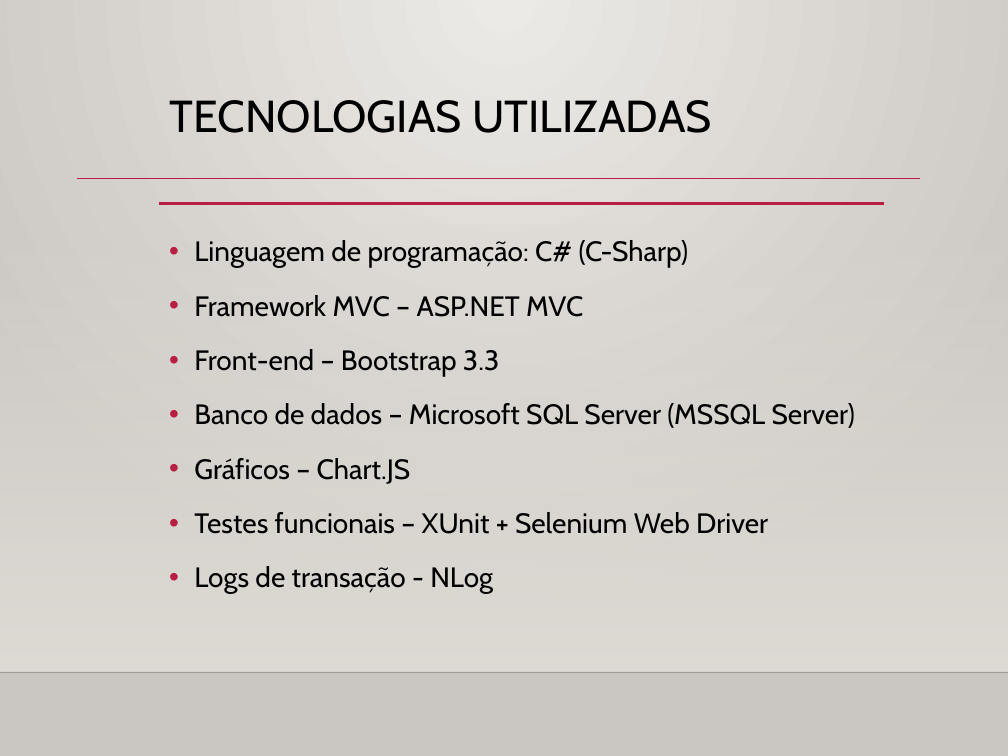
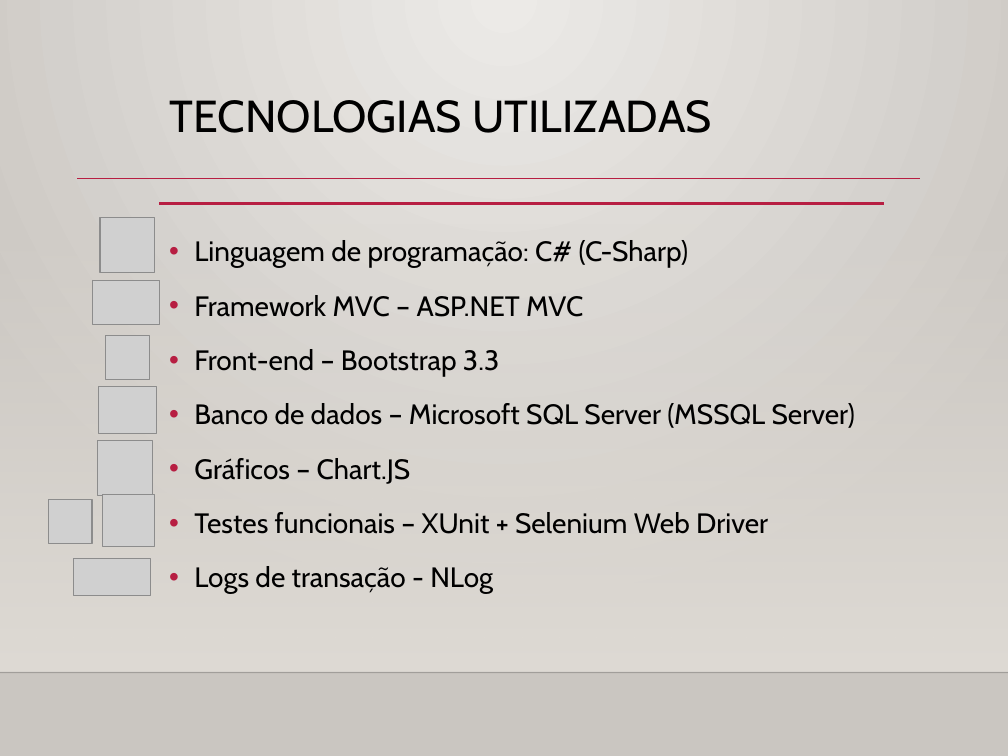
Before and after one commit to gabriellima09/DrinkIt, a slide deck: slide 23 of DrinkIt.WebApp/Artifacts/Apresentação TG - Drink-IT - Gabriel Lima - Gustavo da Rosa.pptx. Drawn at 1008x756 pixels with LibreOffice and Linux fonts; fonts in the diff are those of the drawing; grey boxes stand for pictures; background and template pictures are left out. Boxes give left, top, right and bottom in pixels: in the first picture for what was removed or moved away, otherwise in the second. Text is boxed around its words. In the diff, an @@ line names an element or a change of style, - is before the commit and + after.

```diff
--- a/DrinkIt.WebApp/Artifacts/Apresentação TG - Drink-IT - Gabriel Lima - Gustavo da Rosa.pptx
+++ b/DrinkIt.WebApp/Artifacts/Apresentação TG - Drink-IT - Gabriel Lima - Gustavo da Rosa.pptx
@@ picture added at (x1=100, y1=218, x2=154, y2=272) @@
@@ picture added at (x1=93, y1=281, x2=159, y2=326) @@
@@ picture added at (x1=106, y1=336, x2=150, y2=380) @@
@@ picture added at (x1=99, y1=387, x2=156, y2=433) @@
@@ picture added at (x1=97, y1=440, x2=152, y2=496) @@
@@ picture added at (x1=48, y1=500, x2=93, y2=544) @@
@@ picture added at (x1=102, y1=494, x2=153, y2=545) @@
@@ picture added at (x1=74, y1=558, x2=151, y2=596) @@
```
Also in this commit, not shown: 4 other slides changed, 14 slides added, 5 other files.
